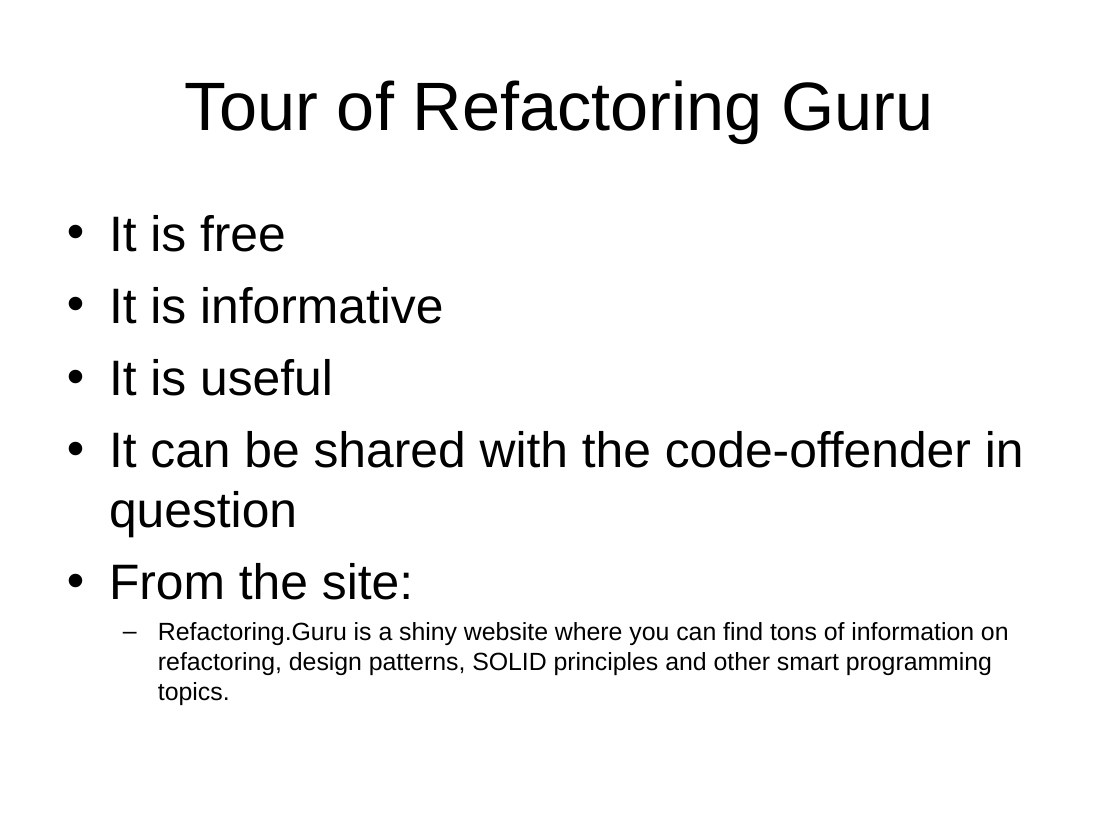
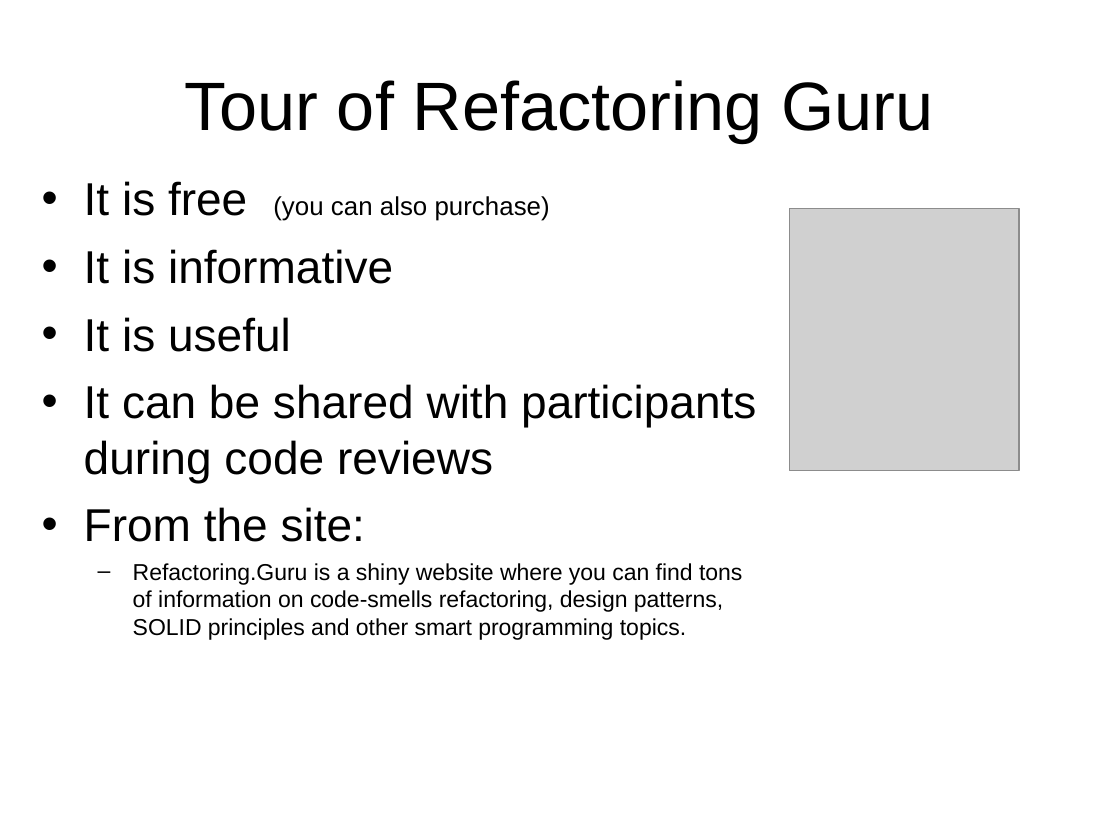
Before and after one commit to anibalvelarde/CodeSmells, a slide deck: slide 10 of DevelopingANoseForCodeSmells.ppt (slide 6 before the commit). Drawn at 1120x840 pixels with LibreOffice and Linux fonts; fonts in the diff are those of the drawing; grey boxes stand for pictures; background and template pictures are left out. Boxes give left, top, right and bottom in pixels: in the first picture for what was removed or moved away, otherwise in the second. Text is boxed around its words. In the diff, an @@ line names an element or a change of style, - is before the commit and + after.

```diff
--- a/DevelopingANoseForCodeSmells.ppt
+++ b/DevelopingANoseForCodeSmells.ppt
@@ text "It is free (you can ...": place and size @@
-text "It is free (you can ..." at [109,215,1024,705]
+text "It is free (you can ..." at [84,181,756,640]
@@ text at [84,181,550,221]: text changed; size 32 to 16.6 pt @@
-• It is free
+• It is free (you can also purchase)
@@ picture added at [790,208,1019,470] @@
@@ text at [84,249,393,542]: size 32 to 29.6 pt in "It is informative", "It is useful", "From the site:" @@
@@ text at [84,384,756,482]: text changed; size 32 to 29.6 pt @@
-• It can be shared with the code-offender in question
+• It can be shared with participants during code reviews
@@ text at [133,563,742,640]: text changed; size 16 to 14.8 pt @@
-  – Refactoring.Guru is a shiny website where you can find tons of information on refactoring, design patterns, SOLID principles and other smart programming topics.
+  – Refactoring.Guru is a shiny website where you can find tons of information on code-smells refactoring, design patterns, SOLID principles and other smart programming topics.
```
Also in this commit, not shown: 3 other slides changed, 15 slides added, 7 other files.
